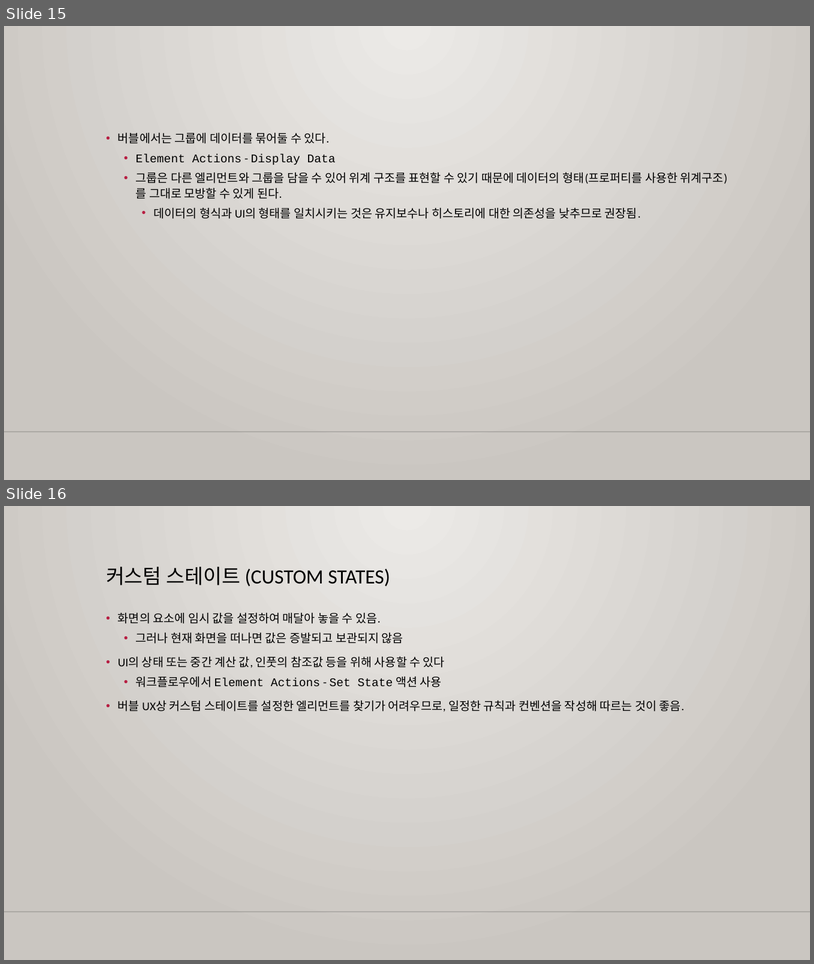
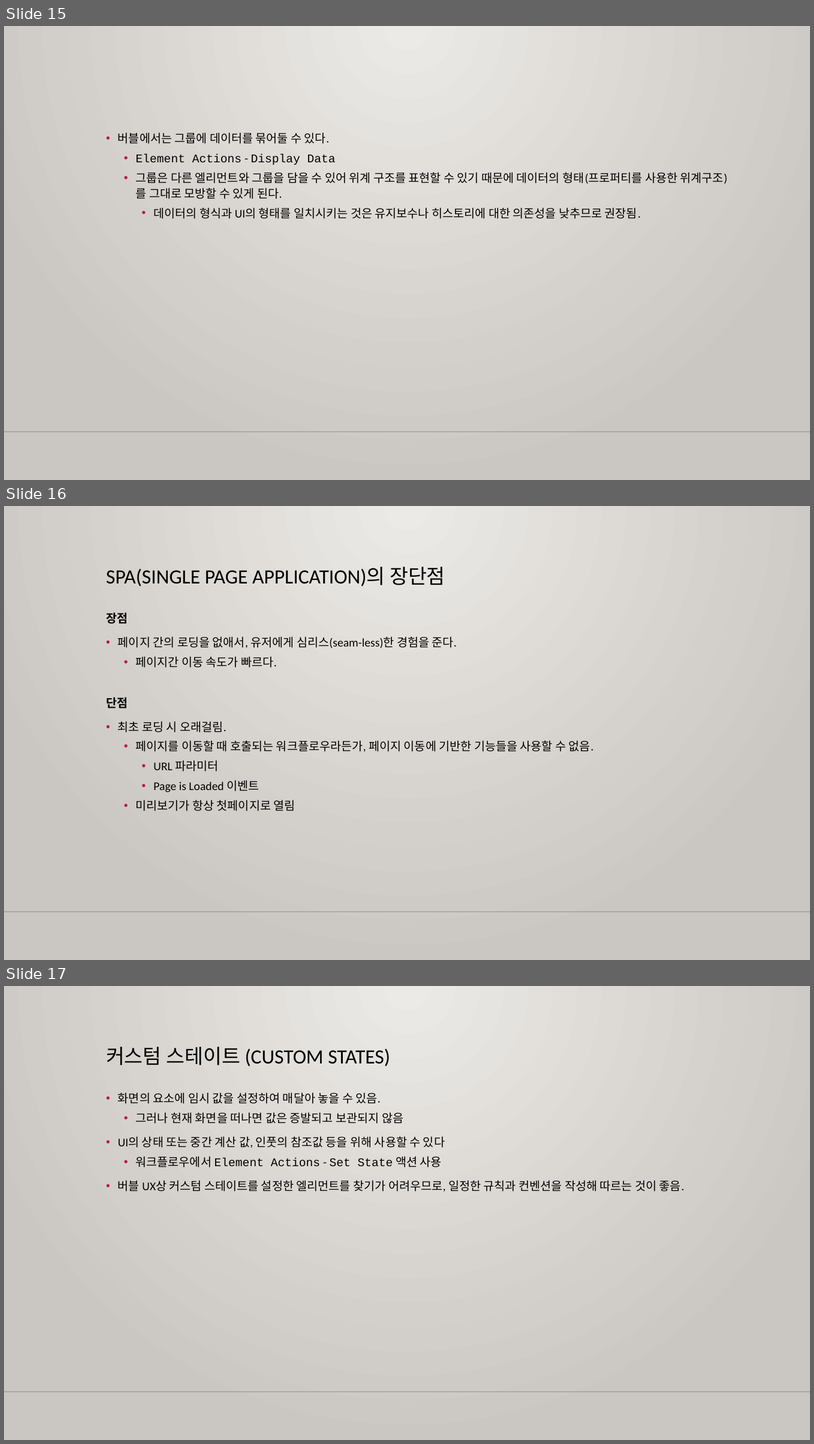
Before and after one commit to m00nlygreat/obsidian-vault, a slide deck: 노코드 엔지니어링/노코드 최강자 버블.pptx. Shown one above the other, each under a label of ours: slides 15 and 16 before the commit, slides 15, 16 and 17 after it. The pictures are 814x964 and 814x1444 pixels, drawn with LibreOffice and Linux fonts; fonts in the diff are those of the drawing; background and template pictures are left out. Boxes give left, top, right and bottom in pixels: in the first picture for what was removed or moved away, otherwise in the second. Text is boxed around its words. In the diff, an @@ line names an element or a change of style, - is before the commit and + after.

```diff
--- a/노코드 엔지니어링/노코드 최강자 버블.pptx
+++ b/노코드 엔지니어링/노코드 최강자 버블.pptx
@@ slide 16 added at [4,506,810,960], background gradient #ECEAE7 to #CAC7C1; not listed: 1 template element that a slide beside it also shows @@
@@ title added at [106,567,446,586], 24 pt, text #000000 @@
+SPA(SINGLE PAGE APPLICATION)의 장단점
@@ text added at [106,612,594,811], 14 pt, text #000000 @@
+장점
+• 페이지 간의 로딩을 없애서, 유저에게 심리스(seam-less)한 경험을 준다.
+  • 페이지간 이동 속도가 빠르다.
+단점
+• 최초 로딩 시 오래걸림.
+  • 페이지를 이동할 때 호출되는 워크플로우라든가, 페이지 이동에 기반한 기능들을 사용할 수 없음.
+    • URL 파라미터
+    • Page is Loaded 이벤트
+  • 미리보기가 항상 첫페이지로 열림
@@ what was slide 16 is now slide 17 @@
```
Also in this commit, not shown: 1 slide changed, 1 other slide added, 1 other file.
